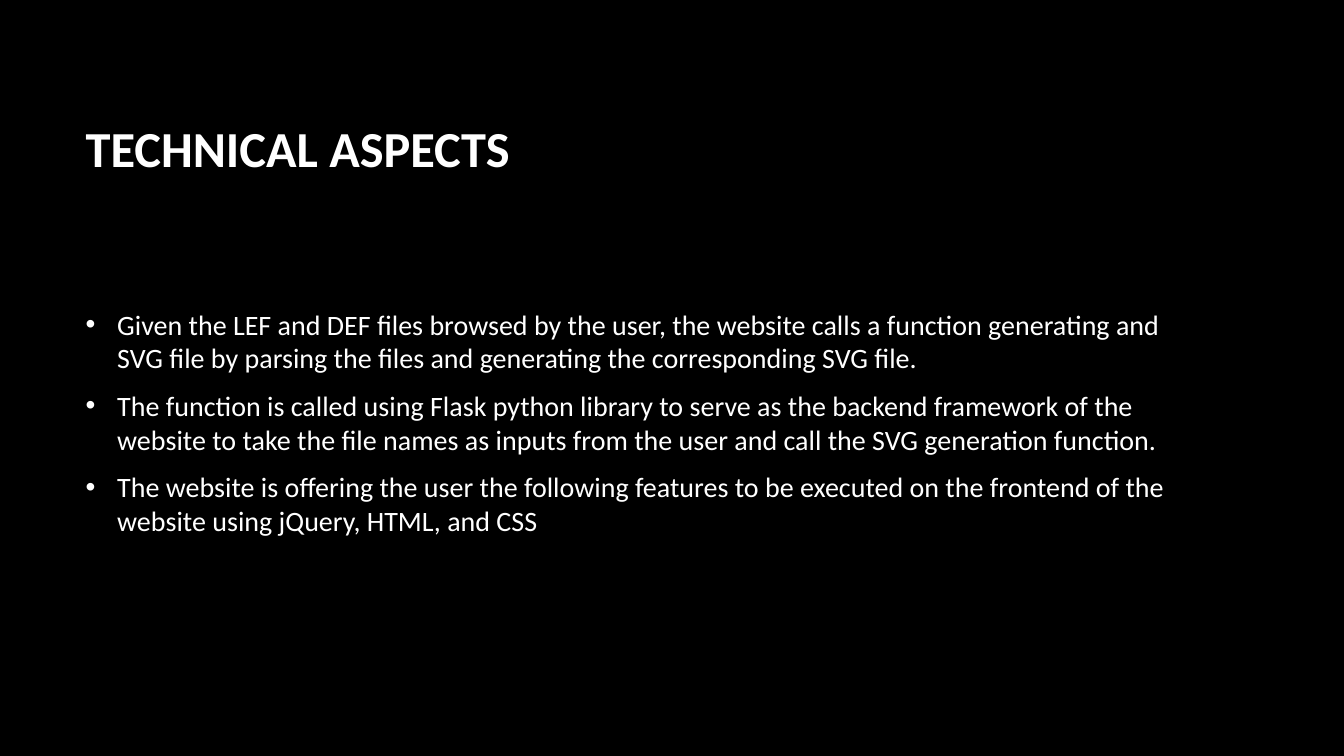
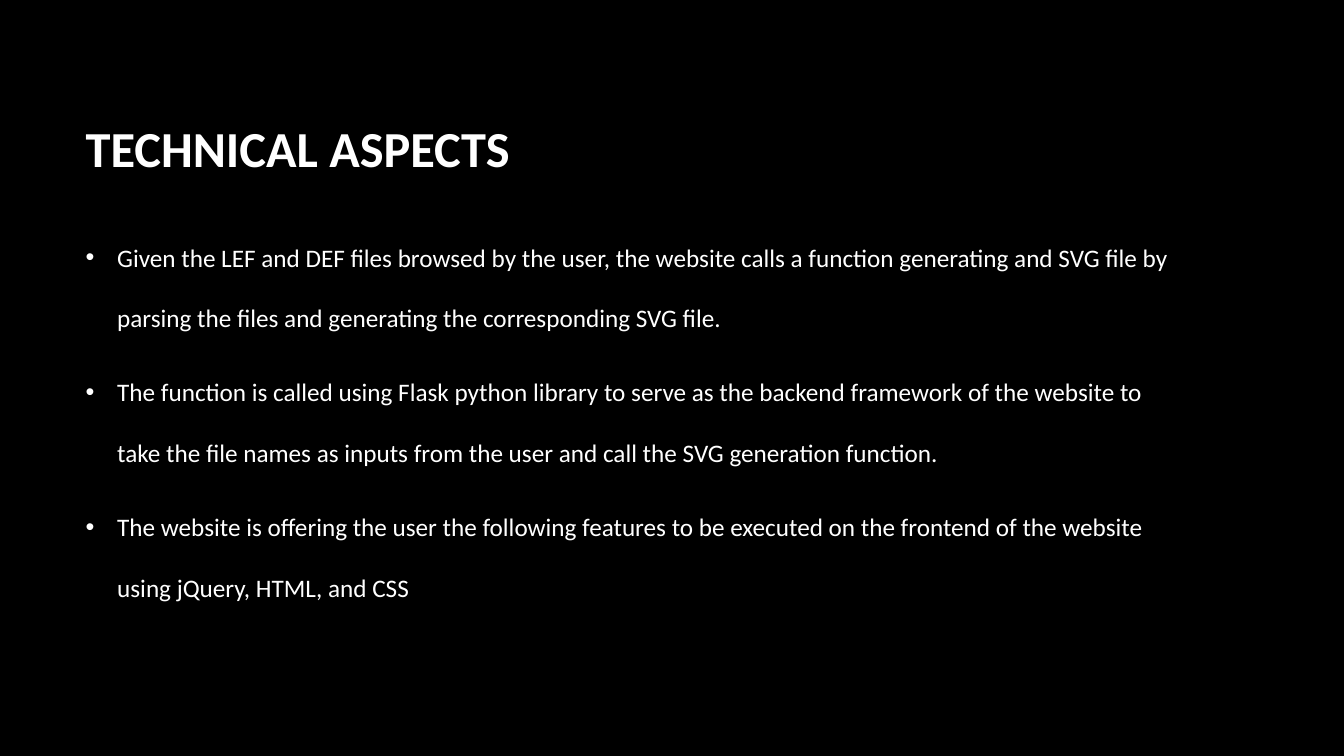
Before and after one commit to MohamedElatroush/DEFTOSVG, a slide deck: slide 2 of MS1 - DD2.pptx. Drawn at 1344x756 pixels with LibreOffice and Linux fonts; fonts in the diff are those of the drawing; background and template pictures are left out. Boxes give left, top, right and bottom in pixels: in the first picture for what was removed or moved away, otherwise in the second. Text is boxed around its words. In the diff, an @@ line names an element or a change of style, - is before the commit and + after.

```diff
--- a/MS1 - DD2.pptx
+++ b/MS1 - DD2.pptx
@@ text "Given the LEF and DEF ..." at [117, 249, 1167, 602]: size 20 to 18 pt; line spacing 1 to 2 @@
```
Also in this commit, not shown: 1 other slide changed.
